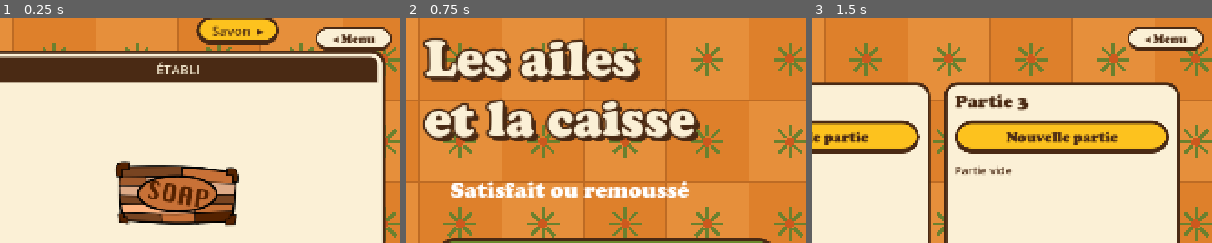
Above: before the commit, frames 1-3 (left to right).
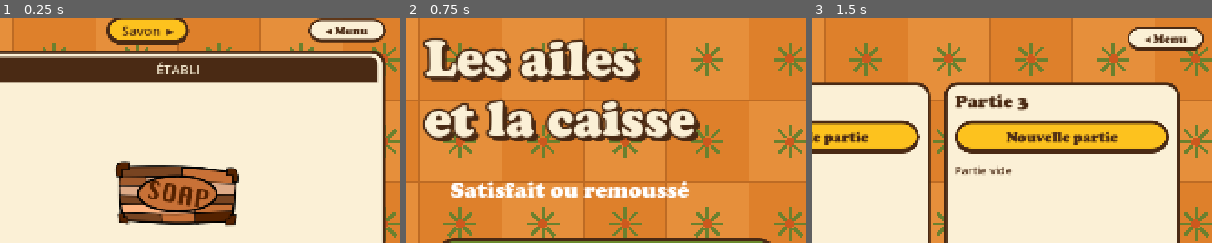
Above: after the commit, the same moments.

Repository: atostivint/LesAilesEtLaCaisse
Game: Godot game, scene res://scenes/atelier.tscn
The game is run twice, just before and just after one commit, with the same random seed, the same clock (stepped at 60 frames per second) and the same inputs. Sound files missing from this copy of the repository are replaced by a short silence.
Inputs:
- Up to frame 1 (0.25 s): no input
- Up to frame 2 (0.75 s): click "◂ Menu" at 0.5 s
- Up to frame 3 (1.5 s): click "Nouvelle partie" at 1.25 s
The pictures show only the part of the screen within x 50-100%, y 0-50%; the shares and areas given below are measured in that part.

The runs differ from the first frame. In frame 1, 7.0% of the frame differs, in the area x 26-98%, y 0-15%; in frame 2, nothing differs; in frame 3, nothing differs.

Commit message:
Atelier : bouton Menu aligné dans la rangée du haut
Co-Authored-By: Claude Haiku 5.5 <noreply@anthropic.com>

Diff:
--- a/scenes/atelier.tscn
+++ b/scenes/atelier.tscn
@@ -168,6 +168,19 @@
 layout_mode = 2
 size_flags_vertical = 4
 
+[node name="BoutonMenu" parent="Margin/Main/Haut" instance=ExtResource("9_menu")]
+custom_minimum_size = Vector2(140, 44)
+layout_mode = 2
+size_flags_vertical = 4
+anchors_preset = 0
+anchor_top = 0.0
+anchor_bottom = 0.0
+offset_left = 0.0
+offset_top = 0.0
+offset_right = 0.0
+offset_bottom = 0.0
+grow_vertical = 1
+
 [node name="Corps" type="HBoxContainer" parent="Margin/Main"]
 layout_mode = 2
 size_flags_vertical = 3
@@ -375,13 +388,3 @@
 text = "LANCER LE SAVON !"
 
 [connection signal="pressed" from="Margin/Main/Haut/SavonButton" to="." method="_on_savon_pressed"]
-
-[node name="BoutonMenu" parent="." instance=ExtResource("9_menu")]
-anchor_left = 1.0
-anchor_right = 1.0
-anchor_top = 0.0
-anchor_bottom = 0.0
-offset_left = -156.0
-offset_top = 16.0
-offset_right = -16.0
-offset_bottom = 60.0
